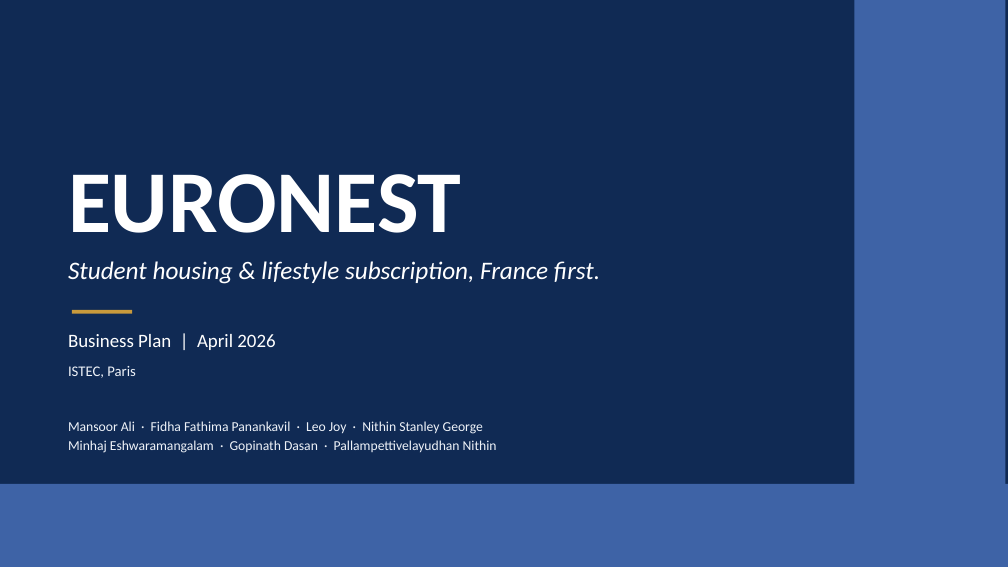
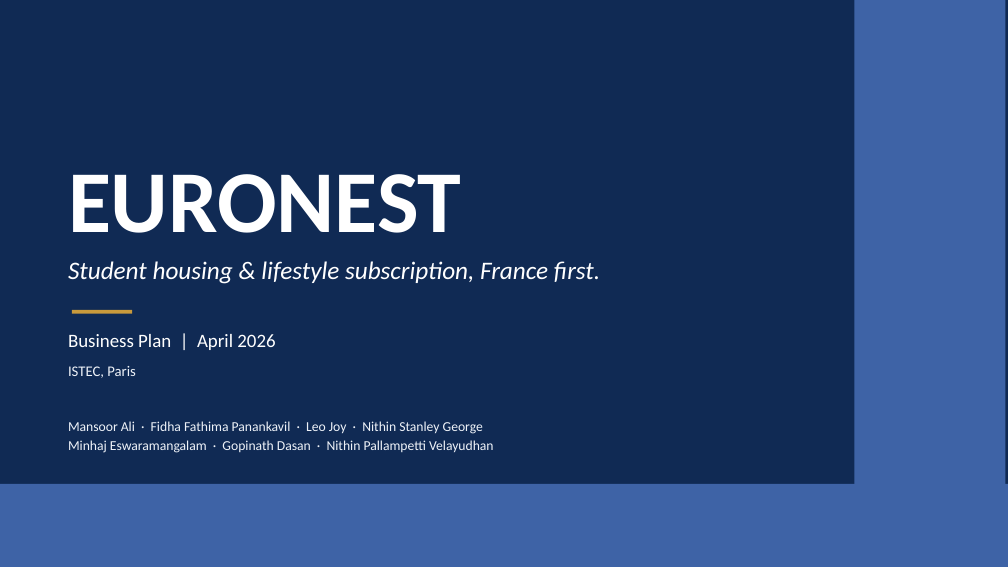
Before and after one commit to minhajfr1-sudo/first, a slide deck: slide 1 of Euronest_Pitch_Deck.pptx. Drawn at 1008x567 pixels with LibreOffice and Linux fonts; fonts in the diff are those of the drawing. Boxes give left, top, right and bottom in pixels: in the first picture for what was removed or moved away, otherwise in the second. Text is boxed around its words. In the diff, an @@ line names an element or a change of style, - is before the commit and + after.

```diff
--- a/Euronest_Pitch_Deck.pptx
+++ b/Euronest_Pitch_Deck.pptx
@@ text at bbox=[68, 440, 494, 453]: text changed @@
-Minhaj Eshwaramangalam · Gopinath Dasan · Pallampettivelayudhan Nithin
+Minhaj Eswaramangalam · Gopinath Dasan · Nithin Pallampetti Velayudhan
```
Also in this commit, not shown: 16 other slides changed, 3 other files.
